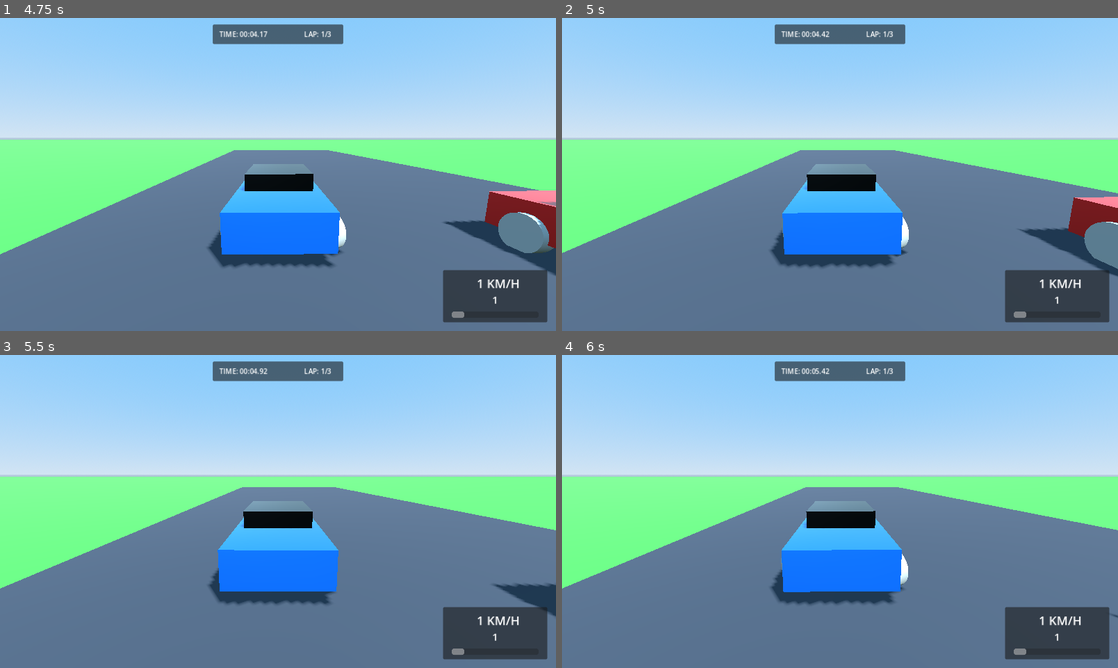
Above: before the commit, frames 1-4 (two rows, left to right).
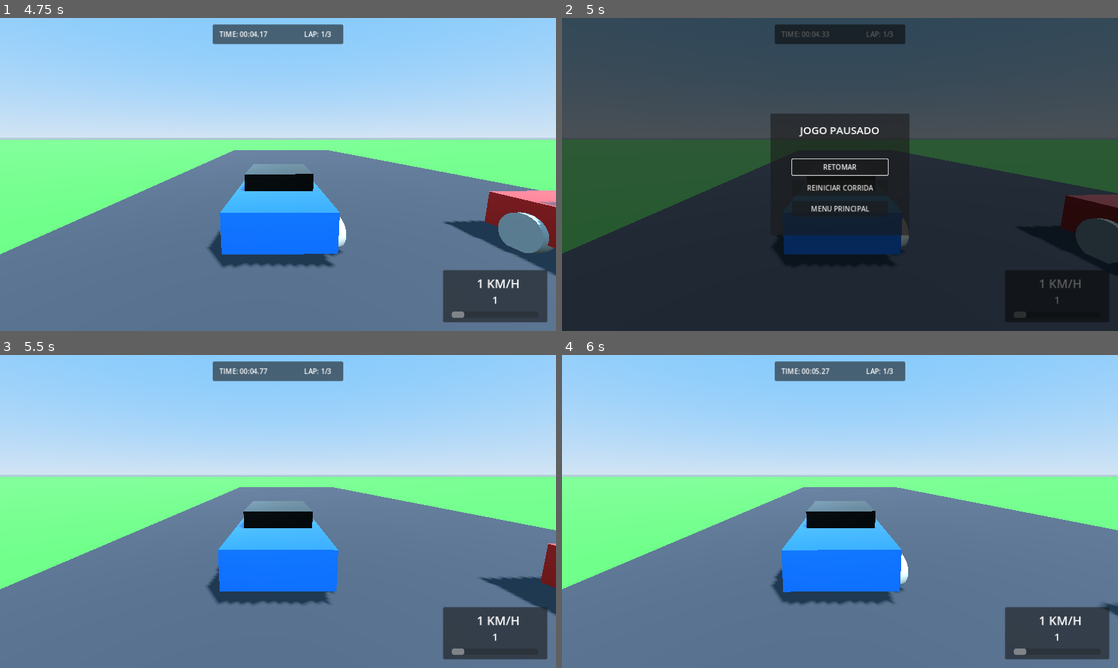
Above: after the commit, the same moments.

Repository: Renatoandrade00/Interlagos_racing
Game: Godot game, scene res://UI/MainMenu.tscn
The game is run twice, just before and just after one commit, with the same random seed, the same clock (stepped at 60 frames per second) and the same inputs.
Inputs (mouse positions are in pixels of both pictures, inside the frame that each line leads up to):
- Up to frame 1 (4.75 s): click "🏁 CORRIDA RÁPIDA" at 0.5 s; tap Enter at 1.25 s; hold D (steer_right) 1.28-2.03 s; hold W (throttle) 1.28-2.03 s; hold S (brake) 2.03-2.78 s; tap W (throttle) at 2.1, 3.6 s; hold W (throttle) 2.78-3.53 s; hold D (steer_right) 2.78-4.28 s; hold A (steer_left) from 4.28 s (still down); hold W (throttle) from 4.28 s (still down)
- Up to frame 2 (5 s): keep holding A (steer_left); keep holding W (throttle); tap Escape (ui_cancel) at 4.9 s
- Up to frame 3 (5.5 s): release A (steer_left) at 5 s; release W (throttle) at 5 s; click (278, 505) at 5 s, where only the run after the commit has a clickable "RETOMAR"
- Up to frame 4 (6 s): hold A (steer_left) from 5.78 s (still down); tap W (throttle) at 5.85 s

Frame 1 is identical in both runs. In frame 2, 100% of the frame differs, in the area x 0-100%, y 0-100%; in frame 3, 0.8%; in frame 4, 0.3%.

Commit message:
feat(core): add PauseMenu in-game overlay and SaveManager persistence system

Diff:
--- /dev/null
+++ b/Core/SaveManager.gd
@@ -0,0 +1,45 @@
+extends Node
+class_name SaveManager
+
+const SAVE_PATH = "user://save_data.json"
+
+static var default_data = {
+	"best_laps": {
+		"interlagos_vertical_slice": 0.0
+	},
+	"settings": {
+		"resolution_index": 0,
+		"graphics_preset": 0,
+		"master_volume": 80.0,
+		"driving_assists": {
+			"abs": true,
+			"tcs": true,
+			"esp": true
+		}
+	}
+}
+
+static func save_game(data: Dictionary) -> bool:
+	var file = FileAccess.open(SAVE_PATH, FileAccess.WRITE)
+	if not file:
+		return false
+	var json_string = JSON.stringify(data, "\t")
+	file.store_string(json_string)
+	file.close()
+	return true
+
+static func load_game() -> Dictionary:
+	if not FileAccess.file_exists(SAVE_PATH):
+		return default_data.duplicate(true)
+
+	var file = FileAccess.open(SAVE_PATH, FileAccess.READ)
+	if not file:
+		return default_data.duplicate(true)
+
+	var content = file.get_as_text()
+	file.close()
+
+	var parsed = JSON.parse_string(content)
+	if typeof(parsed) == TYPE_DICTIONARY:
+		return parsed
+	return default_data.duplicate(true)
--- a/Tracks/Interlagos/InterlagosVerticalSlice.tscn
+++ b/Tracks/Interlagos/InterlagosVerticalSlice.tscn
@@ -7,6 +7,7 @@
 [ext_resource type="PackedScene" path="res://UI/RacingHUD.tscn" id="4_hud"]
 [ext_resource type="Script" path="res://AI/AIDriverController.gd" id="5_ai"]
 [ext_resource type="Script" path="res://Race/LapCheckpointsManager.gd" id="6_laps"]
+[ext_resource type="PackedScene" path="res://UI/PauseMenu.tscn" id="7_pause"]
 
 [sub_resource type="ProceduralSkyMaterial" id="ProceduralSkyMaterial_sky"]
 sky_top_color = Color(0.38, 0.65, 0.98, 1)
@@ -136,3 +137,5 @@
 script = ExtResource("3_cam")
 
 [node name="RacingHUD" parent="." instance=ExtResource("4_hud")]
+
+[node name="PauseMenu" parent="." instance=ExtResource("7_pause")]
--- /dev/null
+++ b/UI/PauseMenu.gd
@@ -0,0 +1,43 @@
+extends Control
+class_name PauseMenu
+
+signal resume_requested
+signal restart_requested
+signal exit_to_menu_requested
+
+@onready var btn_resume: Button = $Panel/VBoxContainer/BtnResume
+@onready var btn_restart: Button = $Panel/VBoxContainer/BtnRestart
+@onready var btn_menu: Button = $Panel/VBoxContainer/BtnMenu
+
+func _ready() -> void:
+	process_mode = Node.PROCESS_MODE_ALWAYS
+	visible = false
+
+	btn_resume.pressed.connect(_on_resume_pressed)
+	btn_restart.pressed.connect(_on_restart_pressed)
+	btn_menu.pressed.connect(_on_menu_pressed)
+
+func _unhandled_input(event: InputEvent) -> void:
+	if event.is_action_pressed("ui_cancel") or (event is InputEventKey and event.pressed and event.keycode == KEY_ESCAPE):
+		toggle_pause()
+
+func toggle_pause() -> void:
+	var is_paused = !get_tree().paused
+	get_tree().paused = is_paused
+	visible = is_paused
+	if is_paused:
+		btn_resume.grab_focus()
+
+func _on_resume_pressed() -> void:
+	toggle_pause()
+	resume_requested.emit()
+
+func _on_restart_pressed() -> void:
+	get_tree().paused = false
+	restart_requested.emit()
+	get_tree().reload_current_scene()
+
+func _on_menu_pressed() -> void:
+	get_tree().paused = false
+	exit_to_menu_requested.emit()
+	get_tree().change_scene_to_file("res://UI/MainMenu.tscn")
--- /dev/null
+++ b/UI/PauseMenu.tscn
@@ -0,0 +1,80 @@
+[gd_scene load_steps=2 format=3]
+
+[ext_resource type="Script" path="res://UI/PauseMenu.gd" id="1_pause"]
+
+[node name="PauseMenu" type="Control"]
+process_mode = 3
+layout_mode = 3
+anchors_preset = 15
+anchor_right = 1.0
+anchor_bottom = 1.0
+grow_horizontal = 2
+grow_vertical = 2
+script = ExtResource("1_pause")
+
+[node name="DimBackground" type="ColorRect" parent="."]
+layout_mode = 1
+anchors_preset = 15
+anchor_right = 1.0
+anchor_bottom = 1.0
+grow_horizontal = 2
+grow_vertical = 2
+color = Color(0, 0, 0, 0.65)
+
+[node name="Panel" type="Panel" parent="."]
+layout_mode = 1
+anchors_preset = 8
+anchor_left = 0.5
+anchor_top = 0.5
+anchor_right = 0.5
+anchor_bottom = 0.5
+offset_left = -160.0
+offset_top = -140.0
+offset_right = 160.0
+offset_bottom = 140.0
+grow_horizontal = 2
+grow_vertical = 2
+
+[node name="Title" type="Label" parent="Panel"]
+layout_mode = 1
+anchors_preset = 5
+anchor_left = 0.5
+anchor_right = 0.5
+offset_left = -100.0
+offset_top = 20.0
+offset_right = 100.0
+offset_bottom = 55.0
+grow_horizontal = 2
+theme_override_font_sizes/font_size = 24
+text = "JOGO PAUSADO"
+horizontal_alignment = 1
+
+[node name="VBoxContainer" type="VBoxContainer" parent="Panel"]
+layout_mode = 1
+anchors_preset = 8
+anchor_left = 0.5
+anchor_top = 0.5
+anchor_right = 0.5
+anchor_bottom = 0.5
+offset_left = -110.0
+offset_top = -35.0
+offset_right = 110.0
+offset_bottom = 105.0
+grow_horizontal = 2
+grow_vertical = 2
+theme_override_constants/separation = 12
+
+[node name="BtnResume" type="Button" parent="Panel/VBoxContainer"]
+custom_minimum_size = Vector2(0, 36)
+layout_mode = 2
+text = "RETOMAR"
+
+[node name="BtnRestart" type="Button" parent="Panel/VBoxContainer"]
+custom_minimum_size = Vector2(0, 36)
+layout_mode = 2
+text = "REINICIAR CORRIDA"
+
+[node name="BtnMenu" type="Button" parent="Panel/VBoxContainer"]
+custom_minimum_size = Vector2(0, 36)
+layout_mode = 2
+text = "MENU PRINCIPAL"
Not shown: 1 places in Tracks/Interlagos/InterlagosVerticalSlice.tscn that only renumber resources
